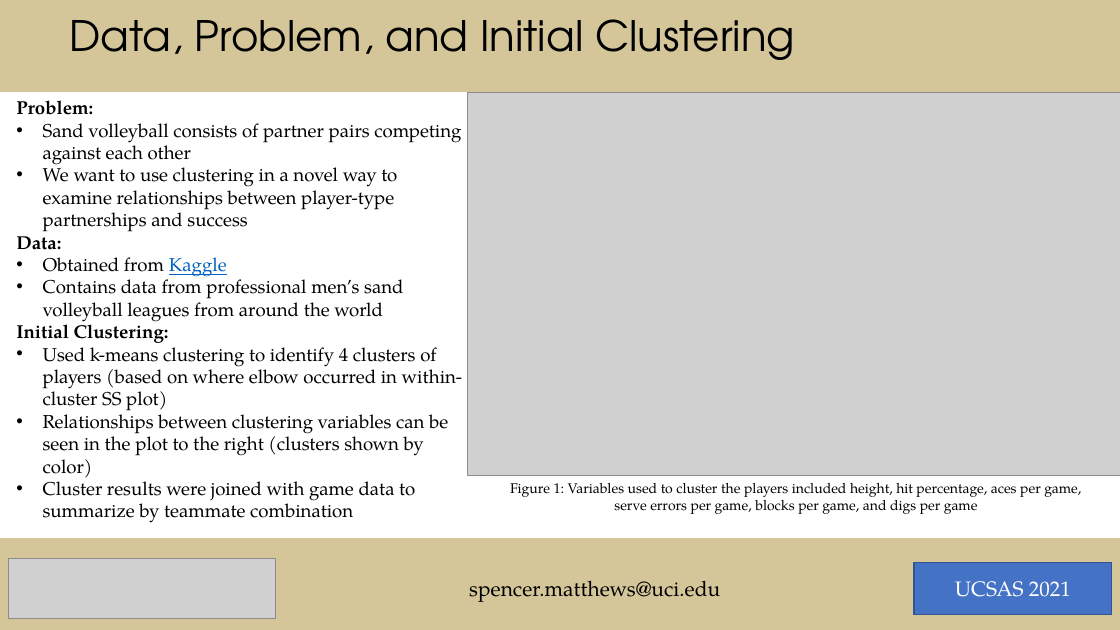
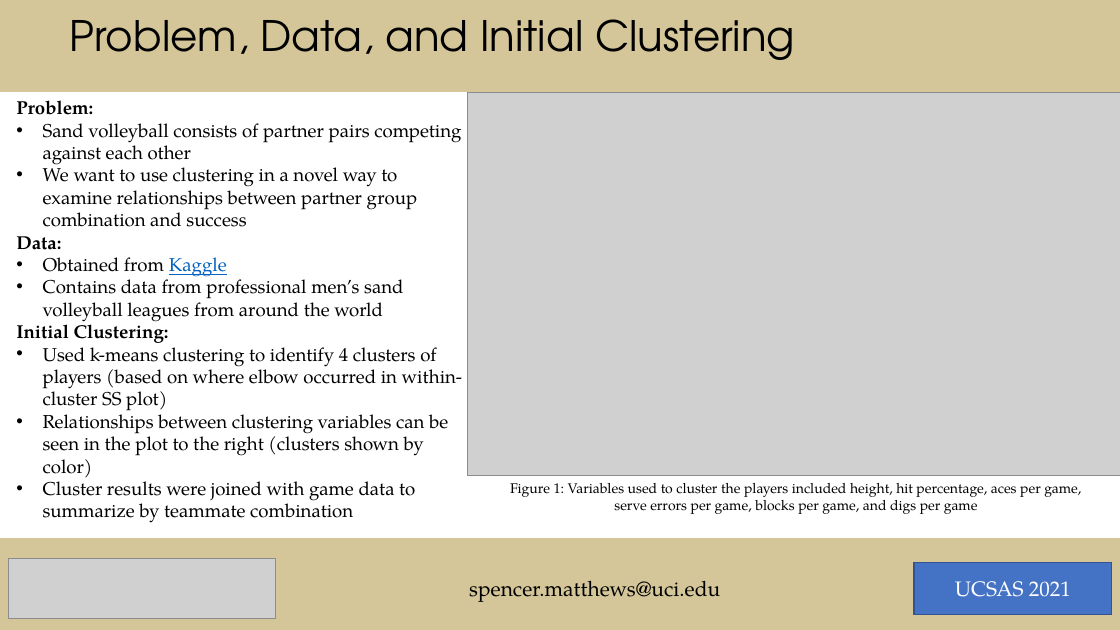
Before and after one commit to srmatth/volleyball, a slide deck: slide 2 of inst/poster/volleyball_partners.pptx. Drawn at 1120x630 pixels with LibreOffice and Linux fonts; fonts in the diff are those of the drawing; grey boxes stand for pictures. Boxes give left, top, right and bottom in pixels: in the first picture for what was removed or moved away, otherwise in the second. Text is boxed around its words. In the diff, an @@ line names an element or a change of style, - is before the commit and + after.

```diff
--- a/inst/poster/volleyball_partners.pptx
+++ b/inst/poster/volleyball_partners.pptx
@@ text at (70,19,795,60): text changed @@
-Data, Problem, and Initial Clustering
+Problem, Data, and Initial Clustering
@@ text at (43,162,418,227): text changed @@
-• We want to use clustering in a novel way to examine relationships between player-type partnerships and success
+• We want to use clustering in a novel way to examine relationships between partner group combination and success
```
Also in this commit, not shown: 3 other slides changed, 4 other files.
